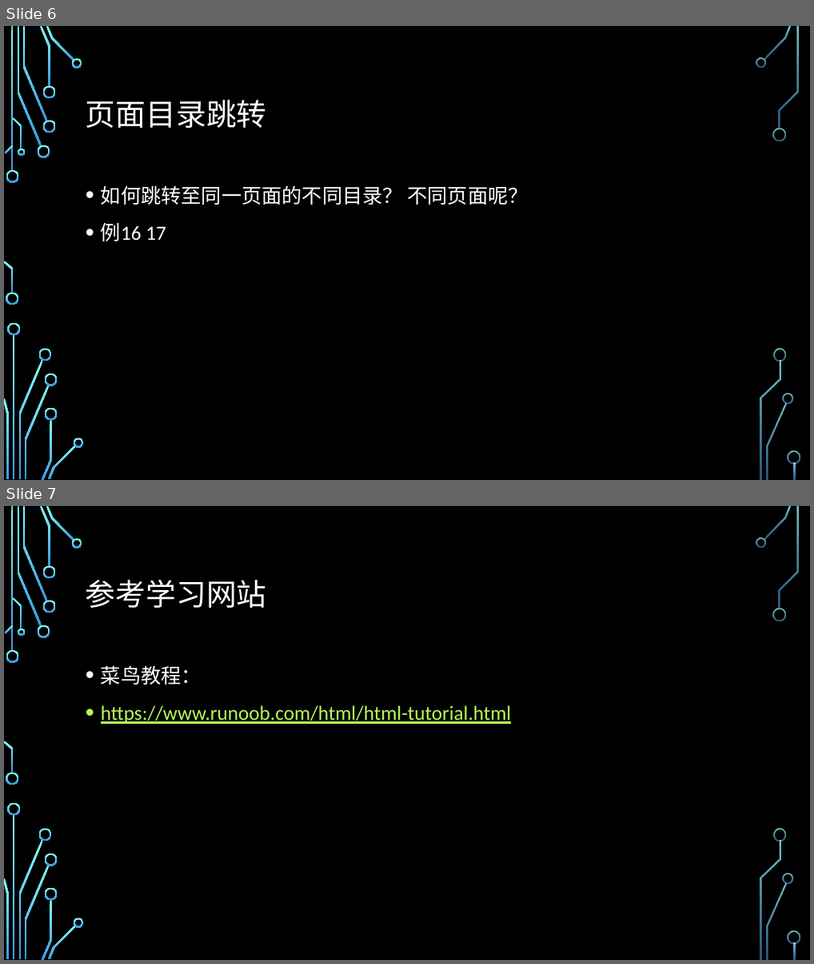
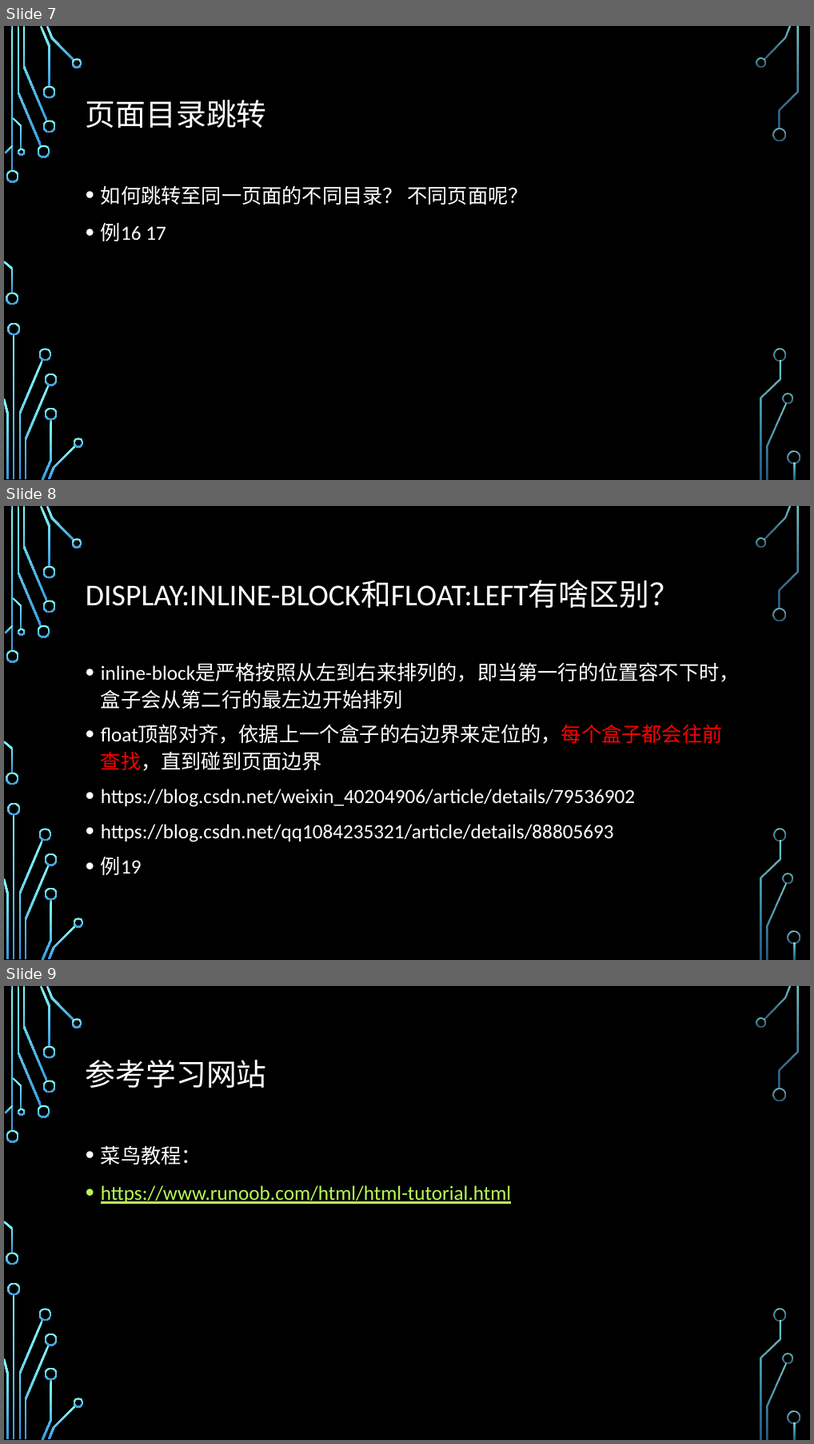
Before and after one commit to dfitcFE/Frontend-junior, a slide deck: Lesson/HTML/2.pptx. Shown one above the other, each under a label of ours: slides 6 and 7 before the commit, slides 7, 8 and 9 after it. The pictures are 814x964 and 814x1444 pixels, drawn with LibreOffice and Linux fonts; fonts in the diff are those of the drawing; background and template pictures are left out. Boxes give left, top, right and bottom in pixels: in the first picture for what was removed or moved away, otherwise in the second. Text is boxed around its words. In the diff, an @@ line names an element or a change of style, - is before the commit and + after.

```diff
--- a/Lesson/HTML/2.pptx
+++ b/Lesson/HTML/2.pptx
@@ slide 8 added at box(4, 506, 810, 960), background picture (left out); not listed: 36 template elements that a slide beside it also shows @@
@@ title added at box(86, 580, 680, 608), 36 pt, text #FFFFFF @@
+DISPLAY:INLINE-BLOCK和FLOAT:LEFT有啥区别？
@@ text added at box(101, 664, 740, 875), 24 pt, text #FFFFFF @@
+• inline-block是严格按照从左到右来排列的，即当第一行的位置容不下时，盒子会从第二行的最左边开始排列
+• float顶部对齐，依据上一个盒子的右边界来定位的，每个盒子都会往前查找，直到碰到页面边界
+• https://blog.csdn.net/weixin_40204906/article/details/79536902
+• https://blog.csdn.net/qq1084235321/article/details/88805693
+• 例19
@@ what was slide 6 is now slide 7 @@
@@ what was slide 7 is now slide 9 @@
```
Also in this commit, not shown: 2 slides changed, 1 other slide added, 5 other files.
